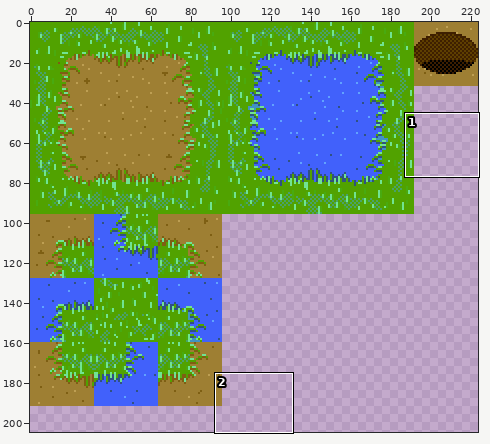
Two states of a sprite sheet, assets/tilesets/forest.png. Above: a wide view before the commit, with the close-up outlined.
Close-up. As it was:
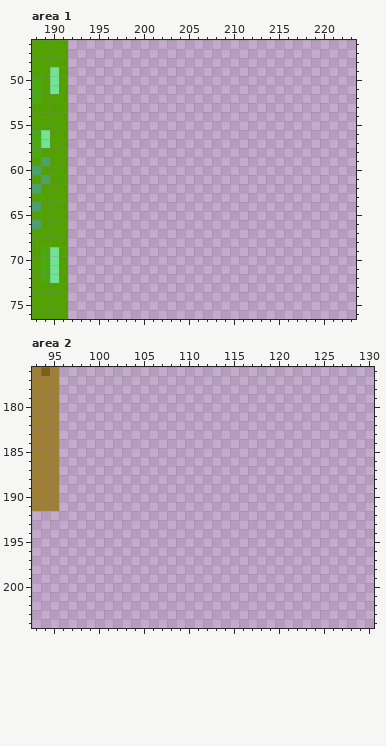
The file is 255x255 pixels. Shown: area 1: x 188..223, y 46..76; area 2: x 93..130, y 176..204. The old version is drawn lined up with the new one, on the new canvas. The wide view leaves out empty margins. The commit also changed other parts of the picture, which this record leaves out.
New version:
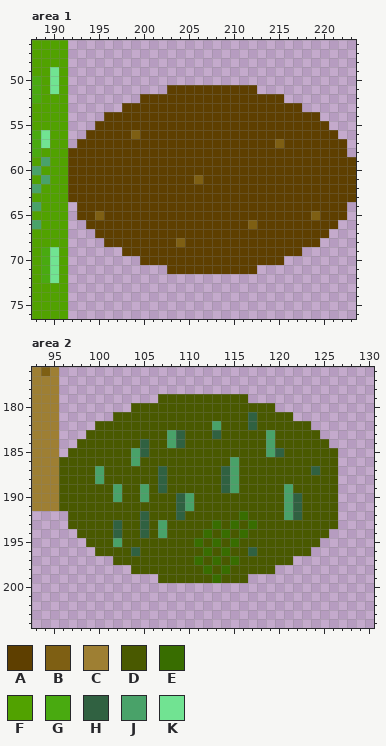
Palette (. is transparent): A #5e3f00  B #7e5f13  C #9e7f33  D #495900  E #386d00  F #51a200  G #49aa10  H #306141  J #49a269  K #71e392
The edit:
canvas 255x255 -> 224x256 (the part of the old canvas that was cut away was empty and is not shown)
--- area 1
@@ x 188..223 @@
 50 GFKF................................
-51 GFKF................................
-52 GFFF................................
-53 FFFF................................
-54 FFFF................................
-55 FFFF................................
-56 GKFF................................
-57 GKFF................................
-58 GFFF................................
-59 FJFF................................
-60 JFFF................................
-61 FJFF................................
-62 JFFF................................
-63 FFFF................................
-64 JFFF................................
-65 FFFF................................
-66 JFFF................................
-67 FFFF................................
-68 FFFF................................
-69 FGKF................................
-70 FGKF................................
-71 FGKF................................
+51 GFKF...........AAAAAAAAAA...........
+52 GFFF........AAAAAAAAAAAAAAAA........
+53 FFFF......AAAAAAAAAAAAAAAAAAAA......
+54 FFFF....AAAAAAAAAAAAAAAAAAAAAAAA....
+55 FFFF...AAAAAAAAAAAAAAAAAAAAAAAAAA...
+56 GKFF..AAAAABAAAAAAAAAAAAAAAAAAAAAA..
+57 GKFF.AAAAAAAAAAAAAAAAAAAAAABAAAAAAA.
+58 GFFFAAAAAAAAAAAAAAAAAAAAAAAAAAAAAAA.
+59 FJFFAAAAAAAAAAAAAAAAAAAAAAAAAAAAAAAA
+60 JFFFAAAAAAAAAAAAAAAAAAAAAAAAAAAAAAAA
+61 FJFFAAAAAAAAAAAAAABAAAAAAAAAAAAAAAAA
+62 JFFFAAAAAAAAAAAAAAAAAAAAAAAAAAAAAAAA
+63 FFFFAAAAAAAAAAAAAAAAAAAAAAAAAAAAAAAA
+64 JFFF.AAAAAAAAAAAAAAAAAAAAAAAAAAAAAA.
+65 FFFF.AABAAAAAAAAAAAAAAAAAAAAAAABAAA.
+66 JFFF..AAAAAAAAAAAAAAAAAABAAAAAAAAA..
+67 FFFF...AAAAAAAAAAAAAAAAAAAAAAAAAA...
+68 FFFF....AAAAAAAABAAAAAAAAAAAAAAA....
+69 FGKF......AAAAAAAAAAAAAAAAAAAA......
+70 FGKF........AAAAAAAAAAAAAAAA........
+71 FGKF...........AAAAAAAAAA...........
 72 FGKF................................
--- area 2
@@ x 93..130 @@
 178 CCC...................................
-179 CCC...................................
-180 CCC...................................
-181 CCC...................................
-182 CCC...................................
-183 CCC...................................
-184 CCC...................................
-185 CCC...................................
-186 CCC...................................
-187 CCC...................................
-188 CCC...................................
-189 CCC...................................
-190 CCC...................................
-191 CCC...................................
-192 ......................................
-193 ......................................
-194 ......................................
-195 ......................................
-196 ......................................
-197 ......................................
-198 ......................................
-199 ......................................
+179 CCC...........DDDDDDDDDD..............
+180 CCC........DDDDDDDDDDDDDDDD...........
+181 CCC......DDDDDDDDDDDDDDDHDDDD.........
+182 CCC....DDDDDDDDDDDDDJDDDHDDDDDD.......
+183 CCC...DDDDDDDDDJHDDDHDDDDDJDDDDD......
+184 CCC..DDDDDDDHDDJHDDDDDDDDDJDDDDDD.....
+185 CCC.DDDDDDDJHDDDDDDDDDDDDDJHDDDDDD....
+186 CCCDDDDDDDDJDDDDDDDDDDJDDDDDDDDDDD....
+187 CCCDDDDJDDDDDDHDDDDDDHJDDDDDDDDHDD....
+188 CCCDDDDJDDDDDDHDDDDDDHJDDDDDDDDDDD....
+189 CCCDDDDDDJDDJDHDDDDDDHJDDDDDJDDDDD....
+190 CCCDDDDDDJDDJDDDHJDDDDDDDDDDJHDDDD....
+191 CCCDDDDDDDDDDDDDHJDDDDDDDDDDJHDDDD....
+192 ....DDDDDDDDHDDDHDDDDDDEDDDDJHDDDD....
+193 ....DDDDDHDDHDJDDDDDEDEDEDDDDDDDDD....
+194 .....DDDDHDDHDJDDDDEDEDEDDDDDDDDD.....
+195 ......DDDJDDDDDDDDEDEDEDDDDDDDDD......
+196 .......DDDDHDDDDDDDEDEDDHDDDDDD.......
+197 .........DDDDDDDDDEDEDEDDDDDD.........
+198 ...........DDDDDDDDEDEDDDDD...........
+199 ..............DDDDDDEDDD..............
 200 ......................................
Where, in picture pixels (left, top, right, bottom), the same in both close-ups:
added: (68, 85, 356, 274)
added: (59, 394, 338, 583)
